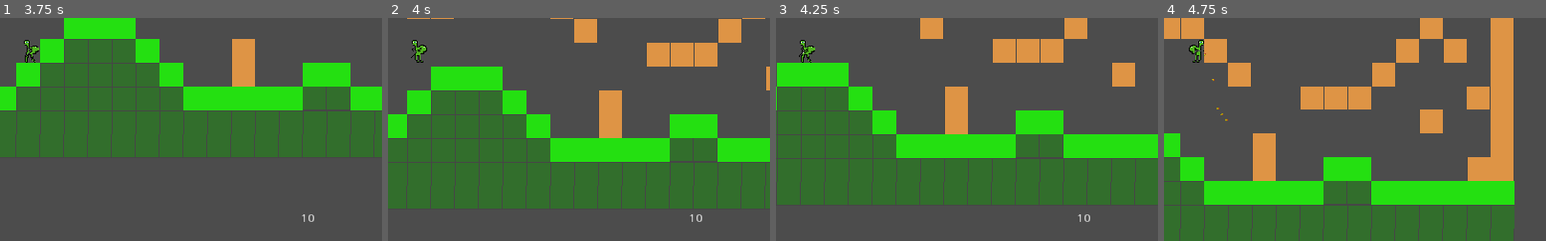
Above: before the commit, frames 1-4 (left to right).
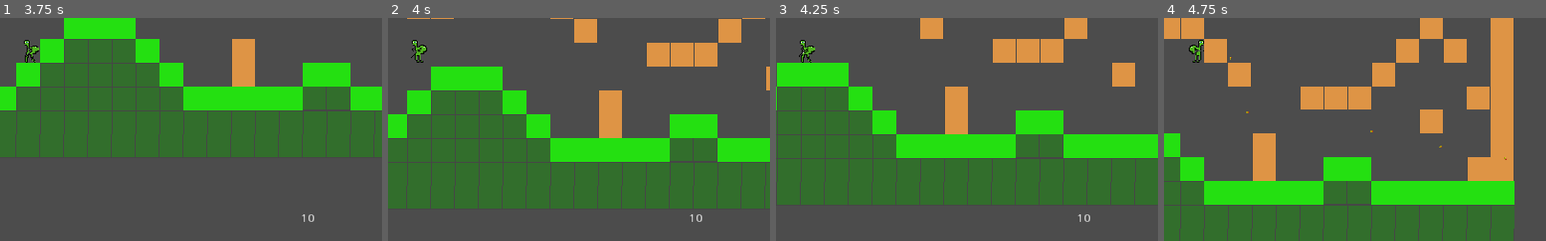
Above: after the commit, the same moments.

Repository: llister15/SCDM
Game: Godot game, scene res://Scenes/Menu/Main Menu.tscn
Same seed, same stepped clock (60 frames per second), same inputs: the game is played once before the commit and once after it.
Inputs (mouse positions are % of the whole screen's width and height, from its top left):
- Up to frame 1 (3.75 s): click "New Game" at 0.5 s; tap Enter at 1.25 s; move the mouse to (72, 45) at 1.27 s; hold Right (ui_right) 1.28-2.78 s; tap E (Interact) at 1.35, 3.6 s; tap Space (jump) at 1.52, 2.27 s; move the mouse to (30, 55) at 2.02 s; click (30, 55) at 2.1 s; move the mouse to (60, 28) at 2.77 s; hold Left (ui_left) 2.78-3.53 s; right-click (60, 28) at 2.85 s; move the mouse to (45, 70) at 3.52 s; hold Right (ui_right) from 3.53 s (still down)
- Up to frame 2 (4 s): keep holding Right (ui_right); tap Space (jump) at 3.77 s
- Up to frame 3 (4.25 s): keep holding Right (ui_right)
- Up to frame 4 (4.75 s): keep holding Right (ui_right); move the mouse to (80, 65) at 4.27 s; press the mouse at (80, 65) at 4.28 s; tap Space (jump) at 4.52 s
The pictures show only the part of the screen within x 46-96%, y 50-100%; the shares and areas given below are measured in that part.

Frames 1-3 are identical in both runs. In frame 4, less than 0.1% of the frame differs, in the area x 10-90%, y 15-64%.

Commit message:
Update Glock19.gd

Diff:
--- a/Scripts/Glock19.gd
+++ b/Scripts/Glock19.gd
@@ -8,7 +8,7 @@
 var reload_time: float = RELOAD_TIME_MAX
 var mag_size: int = MAG_SIZE_MAX
 var fire_rate: float = FIRE_RATE_MAX
-var bulletSpeed: float = 50.0
+var bulletSpeed: float = 1200.0
 
 var mouseTarget: Vector2 = Vector2.ZERO
 var mouseDirection: float = 0
@@ -35,7 +35,7 @@
 	mouseTarget = get_global_mouse_position() - $"Muzzle Position".global_position
 
 #	print(str(Vector2($"Muzzle Position".global_position)))
-	print(get_global_mouse_position() - $"Muzzle Position".global_position)
+	print(mouseTarget.normalized())
 
 	if shoot_gun:
 		if fire_rate <= 0 and mag_size > 0:
@@ -44,7 +44,7 @@
 			get_tree().get_root().add_child(bullet_instance)
 			bullet_instance.position = $"Muzzle Position".global_position
 			bullet_instance.rotation = $"Muzzle Position".global_rotation
-			bullet_instance.apply_impulse(Vector2(), Vector2(get_global_mouse_position() - $"Muzzle Position".global_position))
+			bullet_instance.apply_impulse(Vector2(), Vector2(mouseTarget.normalized().x * bulletSpeed, mouseTarget.normalized().y * bulletSpeed))
 
 
 	if reload:
